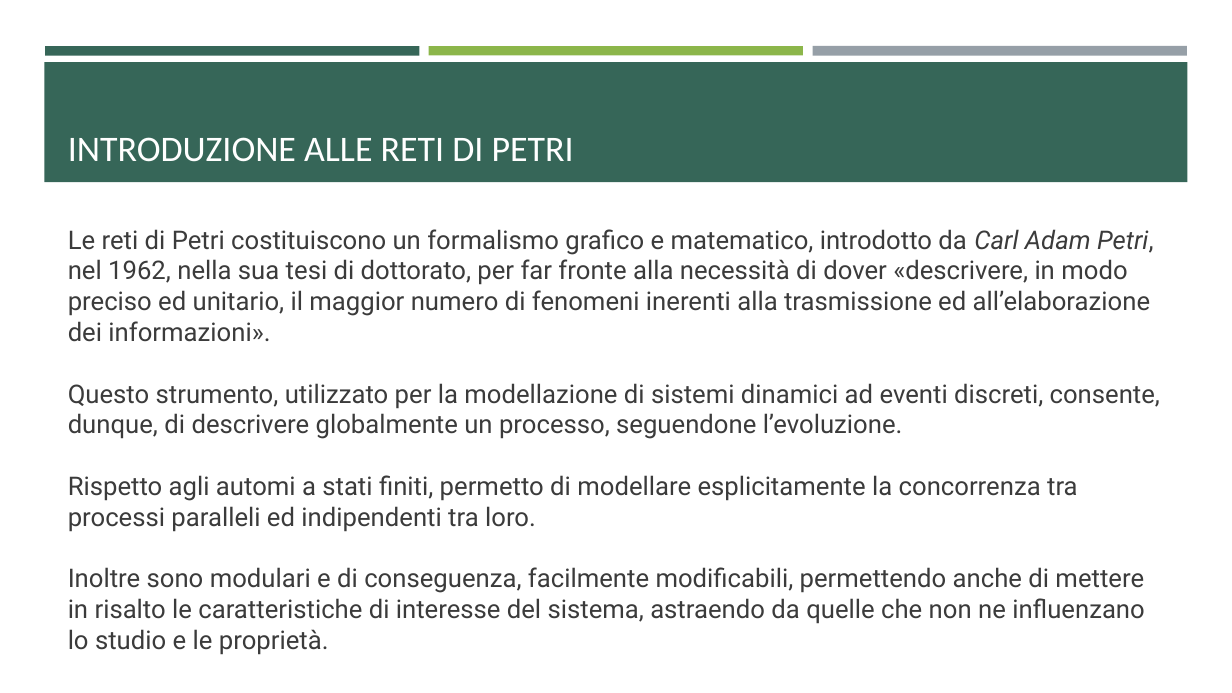
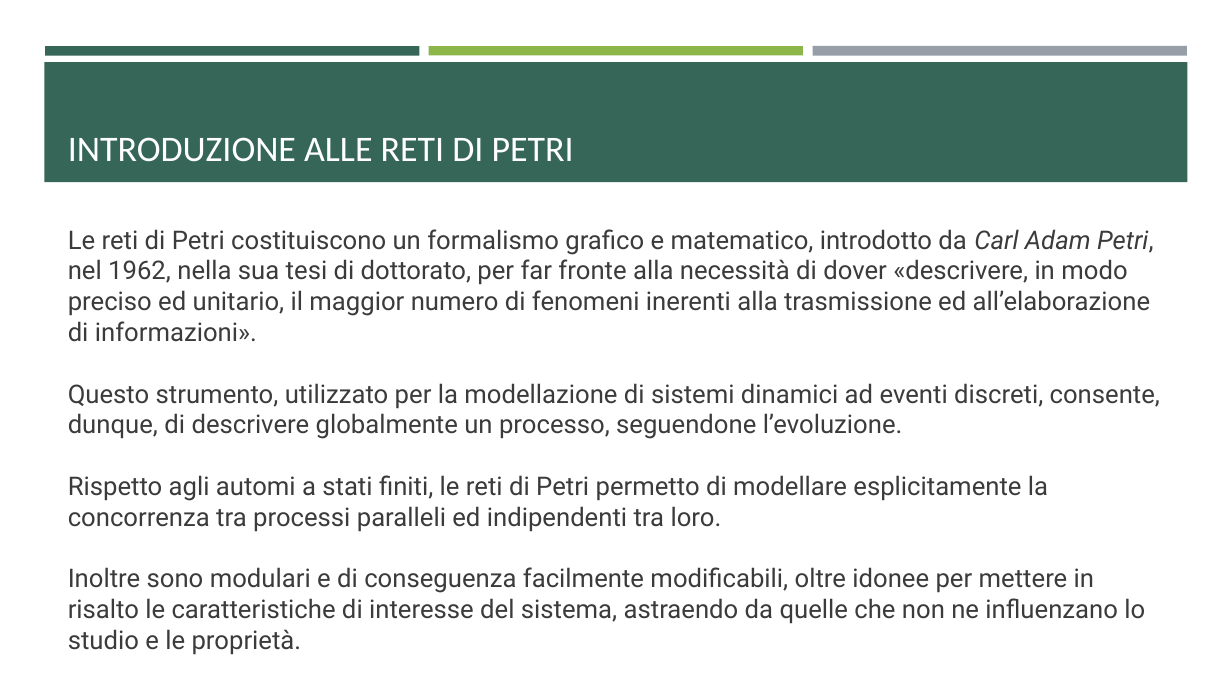
Before and after one commit to ivochan/RecirculatingPalletWarehouse, a slide deck: slide 4 of Reti di Petri.pptx. Drawn at 1232x693 pixels with LibreOffice and Linux fonts; fonts in the diff are those of the drawing. Boxes give left, top, right and bottom in pixels: in the first picture for what was removed or moved away, otherwise in the second. Text is boxed around its words. In the diff, an @@ line names an element or a change of style, - is before the commit and + after.

```diff
--- a/Reti di Petri.pptx
+++ b/Reti di Petri.pptx
@@ text at (68, 229, 1154, 342): text changed @@
-Le reti di Petri costituiscono un formalismo grafico e matematico, introdotto da Carl Adam Petri, nel 1962, nella sua tesi di dottorato, per far fronte alla necessità di dover «descrivere, in modo preciso ed unitario, il maggior numero di fenomeni inerenti alla trasmissione ed all’elaborazione dei informazioni».
+Le reti di Petri costituiscono un formalismo grafico e matematico, introdotto da Carl Adam Petri, nel 1962, nella sua tesi di dottorato, per far fronte alla necessità di dover «descrivere, in modo preciso ed unitario, il maggior numero di fenomeni inerenti alla trasmissione ed all’elaborazione di informazioni».
@@ text at (68, 475, 1145, 655): text changed @@
-Rispetto agli automi a stati finiti, permetto di modellare esplicitamente la concorrenza tra processi paralleli ed indipendenti tra loro.
-Inoltre sono modulari e di conseguenza, facilmente modificabili, permettendo anche di mettere in risalto le caratteristiche di interesse del sistema, astraendo da quelle che non ne influenzano lo studio e le proprietà.
+Rispetto agli automi a stati finiti, le reti di Petri permetto di modellare esplicitamente la concorrenza tra processi paralleli ed indipendenti tra loro.
+Inoltre sono modulari e di conseguenza facilmente modificabili, oltre idonee per mettere in risalto le caratteristiche di interesse del sistema, astraendo da quelle che non ne influenzano lo studio e le proprietà.
```
Also in this commit, not shown: 20 other slides changed, 8 slides added, 2 slides removed, 11 other files.
